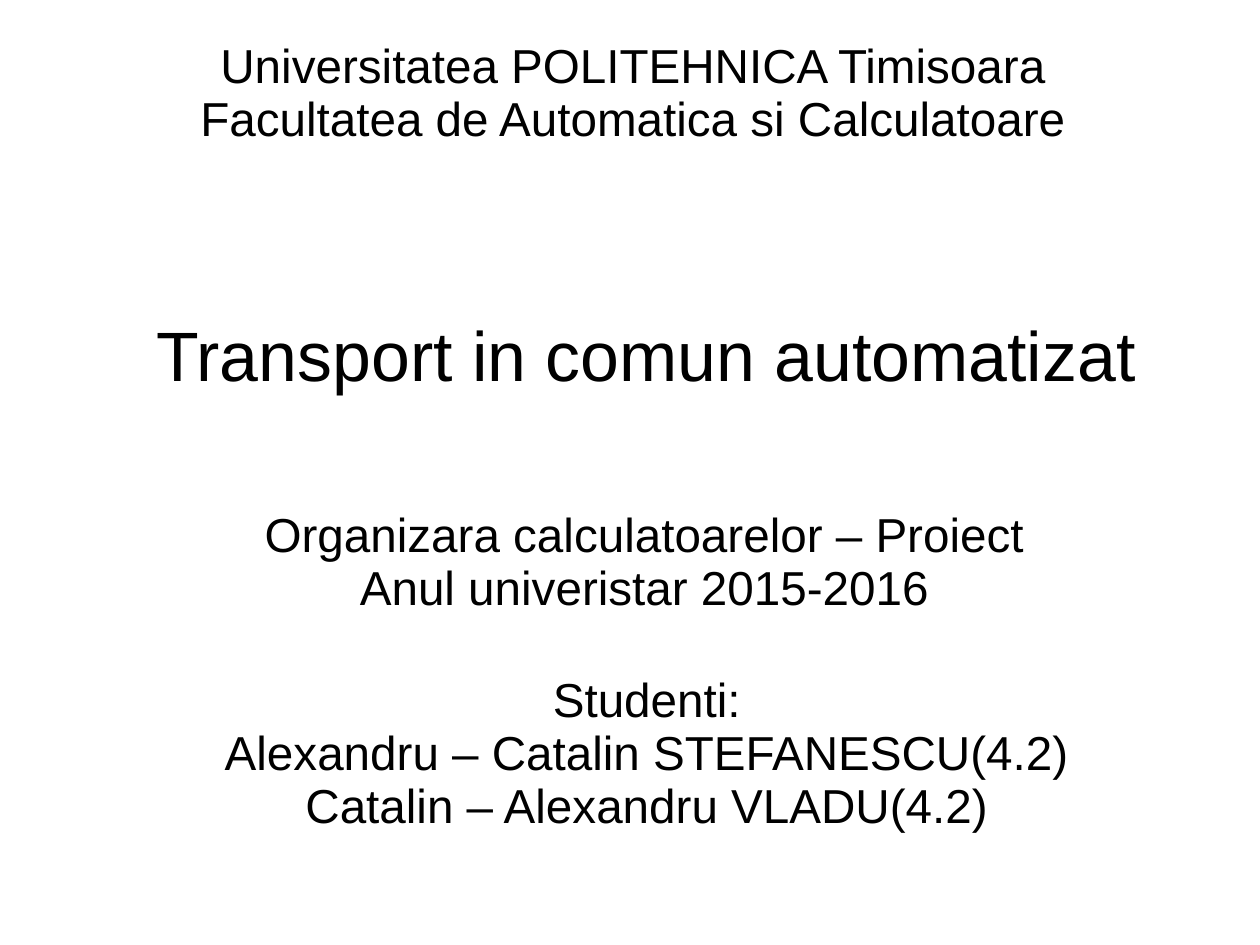
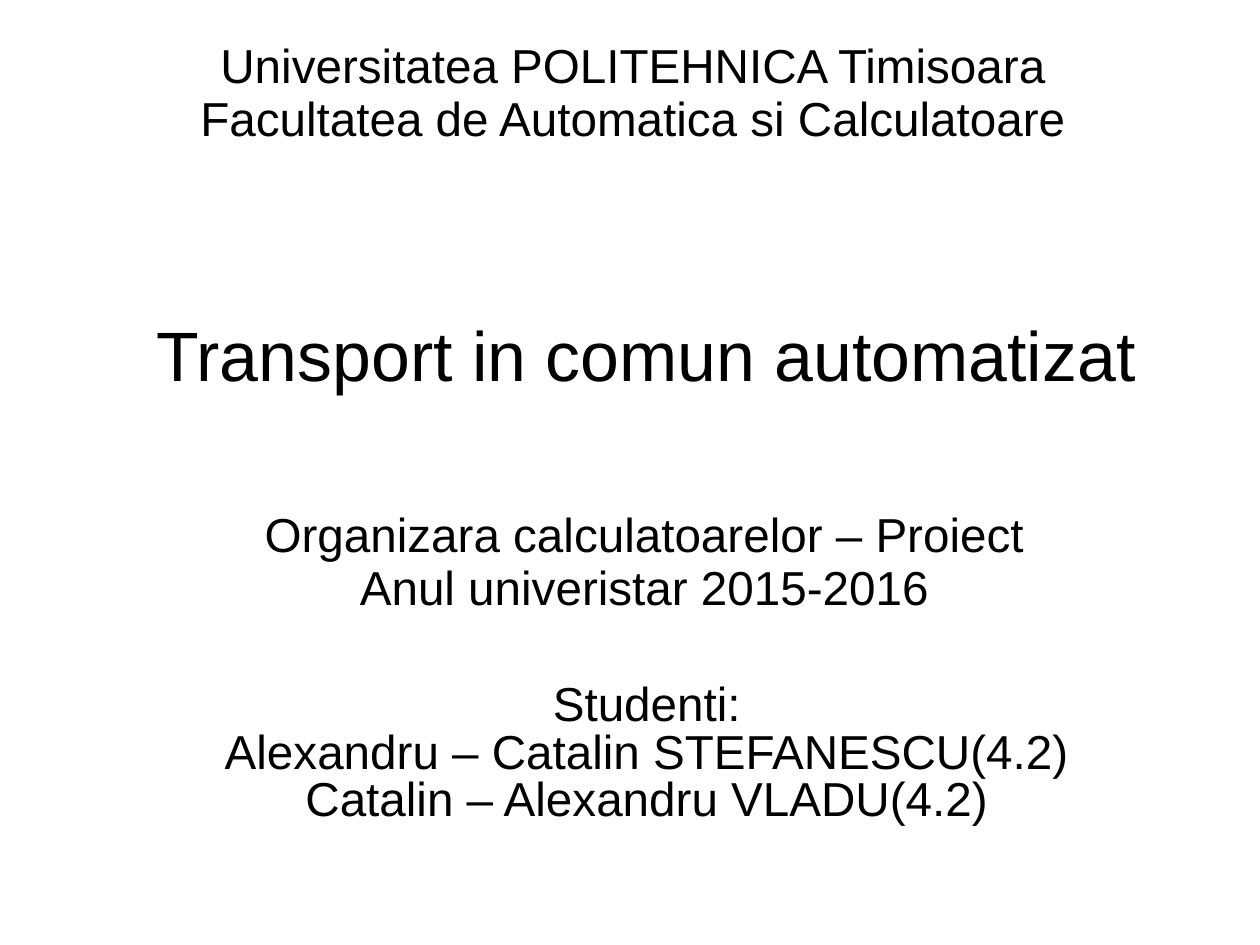
Before and after one commit to astef001/oc2016, a slide deck: slide 1 of TemplateTema-W1-2.ppt. Drawn at 1260x945 pixels with LibreOffice and Linux fonts; fonts in the diff are those of the drawing. Boxes give left, top, right and bottom in pixels: in the first picture for what was removed or moved away, otherwise in the second. Text is boxed around its words. In the diff, an @@ line names an element or a change of style, - is before the commit and + after.

```diff
--- a/TemplateTema-W1-2.ppt
+++ b/TemplateTema-W1-2.ppt
@@ text "Studenti: Alexandru – Catalin STEFANESCU(4.2) ..." at [225, 686, 1068, 825]: line spacing 0.93 to 0.83 @@
```
Also in this commit, not shown: 3 other slides changed, 1 slide added, 1 slide removed.
